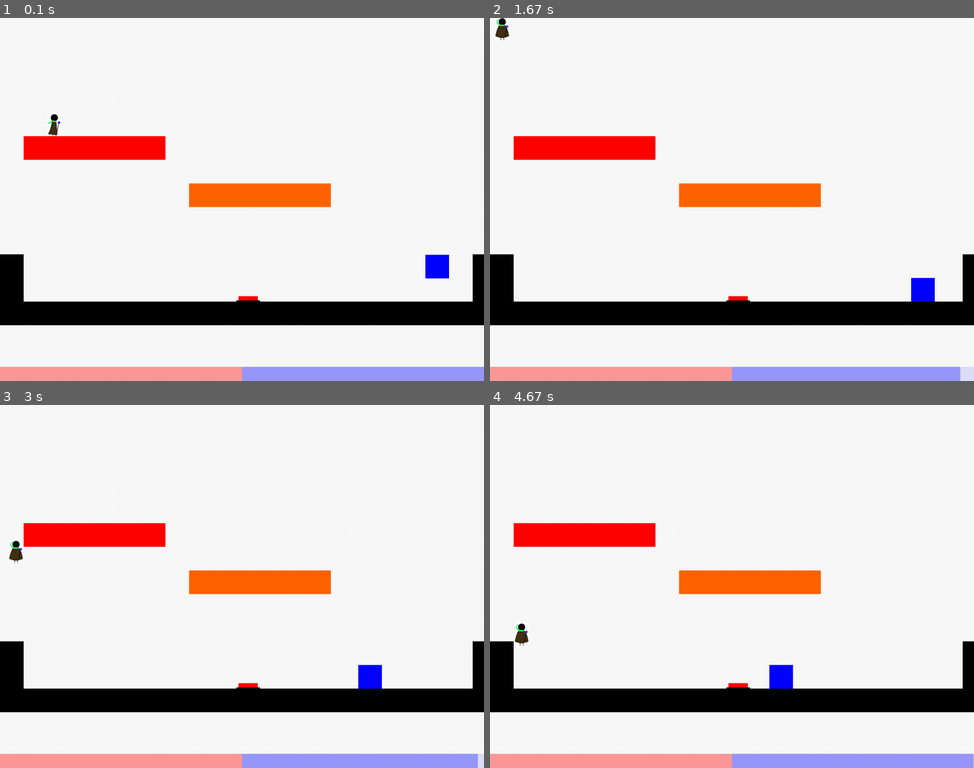
Above: before the commit, frames 1-4 (two rows, left to right).
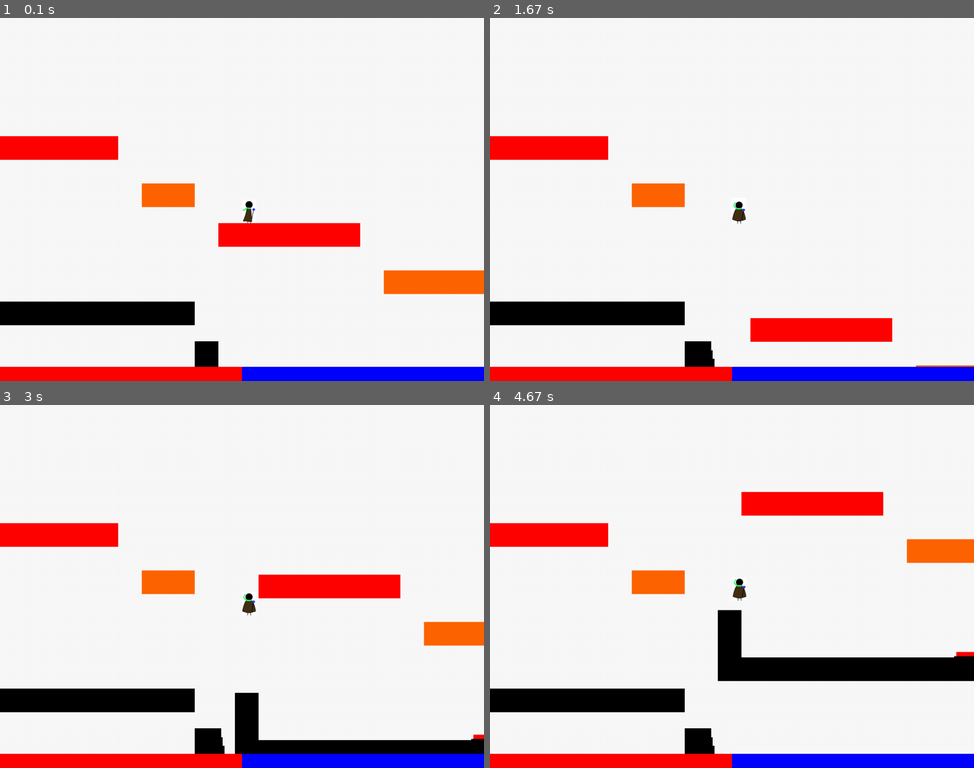
Above: after the commit, the same moments.

Repository: icanwalkonwater/sb-gamejam-pygame
Game: pygame game, started from src/main.py
Same seed, same stepped clock (60 frames per second), same inputs: the game is played once before the commit and once after it.
Inputs:
- Up to frame 1 (0.1 s): no input
- Up to frame 2 (1.67 s): tap & at 0.33 s; tap Space at 0.67 s; tap D at 1 s
- Up to frame 3 (3 s): tap D at 2.33, 2.73 s
- Up to frame 4 (4.67 s): tap D at 3.03, 3.23, 3.53, 3.8, 4.13, 4.43, 4.57 s; tap Space at 3.32, 4.65 s

The runs differ from the first frame. In frame 1, 16% of the frame differs, in the area x 0-100%, y 26-100%; in frame 2, 15%; in frame 3, 17%; in frame 4, 20%, in the area x 0-100%, y 23-100%.

Commit message:
Scene scrolling working

Diff:
--- a/src/enums.py
+++ b/src/enums.py
@@ -2,6 +2,8 @@
 
 
 class Layers(Enum):
+    """Layers are used for the collision masks"""
+
     """Layer containing the rigid environment where we can walk on"""
     ENVIRONMENT = 1
     """Layer containing the player"""
@@ -10,8 +12,6 @@
     ENEMY = 3
     """Layer containing the projectiles of any origin"""
     PROJECTILE = 4
-    """Layer containing the UI elements"""
-    UI = 5
 
 
 class ImpactSide(Enum):
--- a/src/game_object.py
+++ b/src/game_object.py
@@ -42,7 +42,12 @@
 
     @property
     def center(self) -> Vector2:
-        return self.transform + Vector2(self.width, self.height)
+        return self.transform + Vector2(self.width / 2, self.height / 2)
+
+    @center.setter
+    def center(self, center: Vector2):
+        self._rect_dirty = True
+        self.transform = Vector2(center.x - self.width / 2, center.y - self.height / 2)
 
     def move(self, of: Vector2, physics_scale=False):
         # Invalidate rect
--- a/src/main.py
+++ b/src/main.py
@@ -1,3 +1,4 @@
+import cProfile
 import time
 
 import pygame
@@ -14,7 +15,7 @@
 from scene_management import SceneManagement
 from ui.player_bar import UIHealthBar, UIManaBar
 
-FPS_LIMIT = 0
+FPS_LIMIT = 30
 frames = 0
 
 
@@ -26,7 +27,7 @@
 
 
 def create_test_scene(screen: Surface) -> Scene:
-    background: Surface = Surface(screen.get_size())
+    background: Surface = Surface((3000, 3000))
     background.fill((250, 250, 250))
 
     red_box_s: Surface = Surface((300, 50))
@@ -71,12 +72,11 @@
     ui_comps = get_ui(player)
 
     scene: Scene = Scene(background, [red_box, orange_box, floor, wall_left, wall_right],
-                         [player, enemy, *ui_comps, button])
+                         [player, enemy, button], ui_comps)
 
     scene.environment.add(red_box, orange_box, floor, wall_left, wall_right)
     scene.player.add(player)
     scene.enemies.add(enemy)
-    scene.ui.add(*ui_comps)
 
     player.add_to_collision_mask(scene.environment, scene.enemies)
     enemy.add_to_collision_mask(scene.environment, scene.player)
@@ -119,11 +119,8 @@
         SceneManagement.active_scene.update(delta_time)
 
         # Draw pass
-        for invalidated in SceneManagement.active_scene.draw_auto(screen):
-            pygame.display.update(invalidated)
-
-        # Update the screen
-        pygame.display.flip()
+        draw_pass()
+        # cProfile.run('draw_pass()')
 
         # Reset the clock
         if time.time() - last_fps_update > 1:
@@ -134,6 +131,12 @@
         clock.tick(FPS_LIMIT)
 
 
+# Draw pass
+def draw_pass():
+    for invalidated in SceneManagement.active_scene.draw_auto(pygame.display.get_surface()):
+        pygame.display.update(invalidated)
+
+
 if __name__ == '__main__':
     start_time = time.time()
     try:
--- a/src/scene.py
+++ b/src/scene.py
@@ -1,27 +1,119 @@
-from typing import List
+from typing import List, Callable
 
 from pygame import Surface, Rect
-from pygame.sprite import Group, RenderUpdates, GroupSingle
+from pygame.math import Vector2
+from pygame.sprite import Group, RenderUpdates, GroupSingle, Sprite
 
+from constants import GlobalSettings
 from enums import Layers
 from game_object import GameObject
 
 
+class ScrollGroup(RenderUpdates):
+
+    def __init__(self, dimensions: (int, int), *args, **kwargs):
+        RenderUpdates.__init__(self, *args, **kwargs)
+        self.state: Rect = Rect((100, 0), dimensions)
+
+    def center(self, what: Vector2) -> bool:
+        casted = (int(what.x), int(what.y))
+        if self.state.center == casted:
+            return False
+        else:
+            self.state.center = casted
+            return True
+
+    def draw(self, surface: Surface):
+        sprite_dict: {Sprite, Rect} = self.spritedict
+        surface_blit: Callable = surface.blit
+        invalidated: [Rect] = self.lostsprites
+        self.lostsprites = []
+        invalidated_append: Callable = invalidated.append
+
+        sprite: Sprite
+        for sprite in self.sprites():
+            sprite.image: Surface
+            sprite.rect: Rect
+
+            previous_blit: Rect = sprite_dict[sprite]
+            new_blit: Rect = surface_blit(sprite.image, sprite.rect.move(-self.state.left, -self.state.top))
+            if previous_blit:
+                if new_blit.colliderect(previous_blit):
+                    invalidated_append(new_blit.union(previous_blit))
+                else:
+                    invalidated_append(new_blit)
+                    invalidated_append(previous_blit)
+            else:
+                invalidated_append(new_blit)
+            sprite_dict[sprite] = new_blit
+
+        return invalidated
+
+    def __draw(self, surface: Surface):
+        # Taken from the original draw() method of RenderUpdates
+        # but tweaked to incorporate scrolling
+        sprite_dict: {Sprite, Rect} = self.spritedict
+        surface_blit: Callable = surface.blit
+        dirty: [Rect] = self.lostsprites
+        self.lostsprites: [Rect] = []
+        dirty_append: Callable = dirty.append
+
+        sprite: Sprite
+        for sprite in self.sprites():
+            sprite.image: Surface
+            sprite.rect: Rect
+            current_rect: Rect = sprite_dict[sprite]
+            # Blit with offset relative to the 'camera' position
+            new_rect: Rect = surface_blit(sprite.image, sprite.rect.move(-self.state.left, -self.state.top))
+            if current_rect:
+                if new_rect.colliderect(current_rect):
+                    dirty_append(new_rect.union(current_rect))
+                else:
+                    dirty_append(new_rect)
+                    dirty_append(current_rect)
+            else:
+                dirty_append(new_rect)
+            sprite_dict[sprite] = new_rect
+
+        return dirty
+
+    def __clear(self, surface: Surface, bgd: Surface):
+        # Taken from the original clear method but tweaked to apply scrolling
+        surface_blit = surface.blit
+        displacement: (int, int) = (-self.state.left, -self.state.top)
+        rect: Rect
+        for rect in self.lostsprites:
+            surface_blit(bgd, rect, rect.move(-self.state.left, -self.state.top))
+        rect: Rect
+        for rect in self.spritedict.values():
+            if rect:
+                surface_blit(bgd, rect, rect.move(-self.state.left, -self.state.top))
+
+
 class Scene:
 
-    def __init__(self, background: Surface, statics: List[GameObject], dynamics: List[GameObject]):
+    def __init__(self, background: Surface, statics: [GameObject], dynamics: [GameObject], ui: [GameObject]):
         self.background: Surface = background
         # Cached background with every statics blighted on it
         self.__background: Surface = None
+
+        # Objects that are not supposed to move and that will be blited onto the background only once
+        # but will still receive update()
         self.statics: Group = Group(statics)
-        self.dynamics: RenderUpdates = RenderUpdates(dynamics)
+        # Objects that will change appearance in some way and will be rendered individually
+        self.dynamics: ScrollGroup = ScrollGroup(GlobalSettings.RESOLUTION, dynamics)
+        # Objects that are not supposed to live in world space but in camera space
+        self.ui: RenderUpdates = RenderUpdates(ui)
+
+        # Layers used for collision masks
         self.layers = {
             Layers.ENVIRONMENT: Group(),
             Layers.PLAYER: GroupSingle(),
             Layers.ENEMY: Group(),
-            Layers.PROJECTILE: Group(),
-            Layers.UI: Group()
+            Layers.PROJECTILE: Group()
         }
+
+        self.__state_dirty: bool = True
 
     @property
     def environment(self) -> Group:
@@ -39,10 +131,6 @@
     def projectiles(self) -> Group:
         return self.layers[Layers.PROJECTILE]
 
-    @property
-    def ui(self) -> Group:
-        return self.layers[Layers.UI]
-
     def draw_init(self, surface: Surface):
         # Reset background
         self.__background: Surface = self.background.copy()
@@ -51,23 +139,46 @@
             ((go.image, go.rect) for go in self.statics.sprites())
         )
 
-        surface.blit(self.__background, (0, 0))
+        self.draw_statics(surface)
 
     def draw_auto(self, surface: Surface):
+        invalidated = []
         # Clear the dynamic objects
-        self.dynamics.clear(surface, self.__background)
+        # if not self.__state_dirty:
+        #     self.dynamics.clear(surface, self.__background)
+        # else:
+        #     self.draw_statics(surface)
+        #     invalidated.append(self.__background.get_rect())
+        #     self.__state_dirty = False
+        self.draw_statics(surface)
+        invalidated.append(self.__background.get_rect())
 
-        # Redraw the dynamics and return the invalidated areas
-        return self.dynamics.draw(surface)
+        # Redraw the dynamics
+        invalidated.extend(self.dynamics.draw(surface))
+
+        # Redraw the UI on top of everything
+        # No need to clear it since its not supposed to move in any way
+        self.ui.clear(surface, self.__background)
+        invalidated.extend(self.ui.draw(surface))
+
+        return invalidated
 
     def draw_statics(self, surface: Surface):
-        surface.blit(self.background, (0, 0))
-        self.statics.draw(surface)
+        dynamics_state: Rect = self.dynamics.state
+        # self.statics.clear(surface, self.__background)
+        surface.blit(self.__background, (-dynamics_state.left, -dynamics_state.top))
+        # self.statics.draw(surface)
 
     def draw_dynamics(self, surface: Surface) -> List[Rect]:
         self.dynamics.clear(surface, self.background)
         return self.dynamics.draw(surface)
 
     def update(self, delta_time: float):
+        # Center the camera around the player
+        # but only if the player has moved enough
+        if self.dynamics.center(self.player.sprite.transform):
+            self.__state_dirty = True
+
+        # Dispatch updates to every game object
         self.statics.update(delta_time)
         self.dynamics.update(delta_time)
